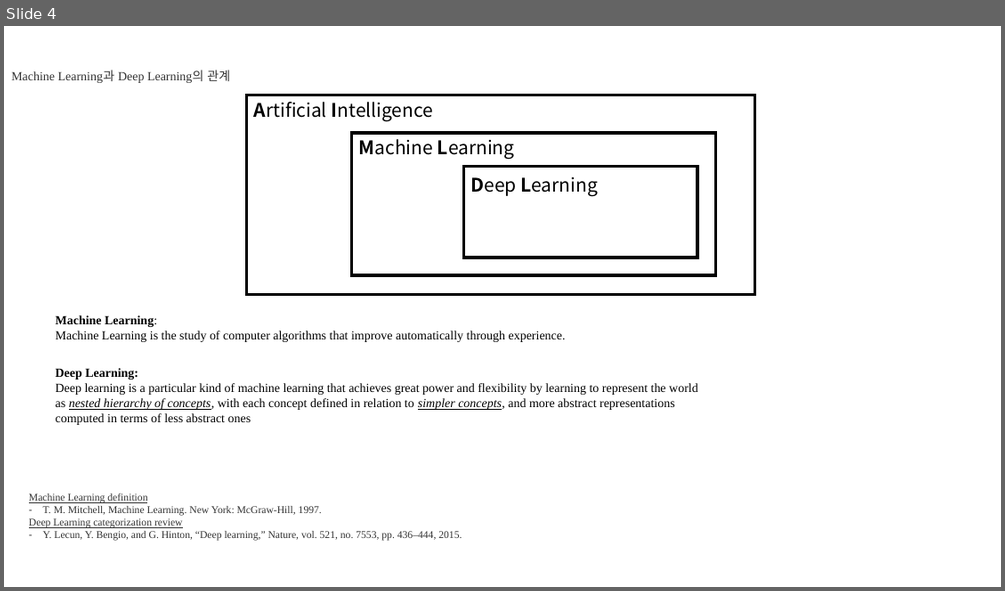
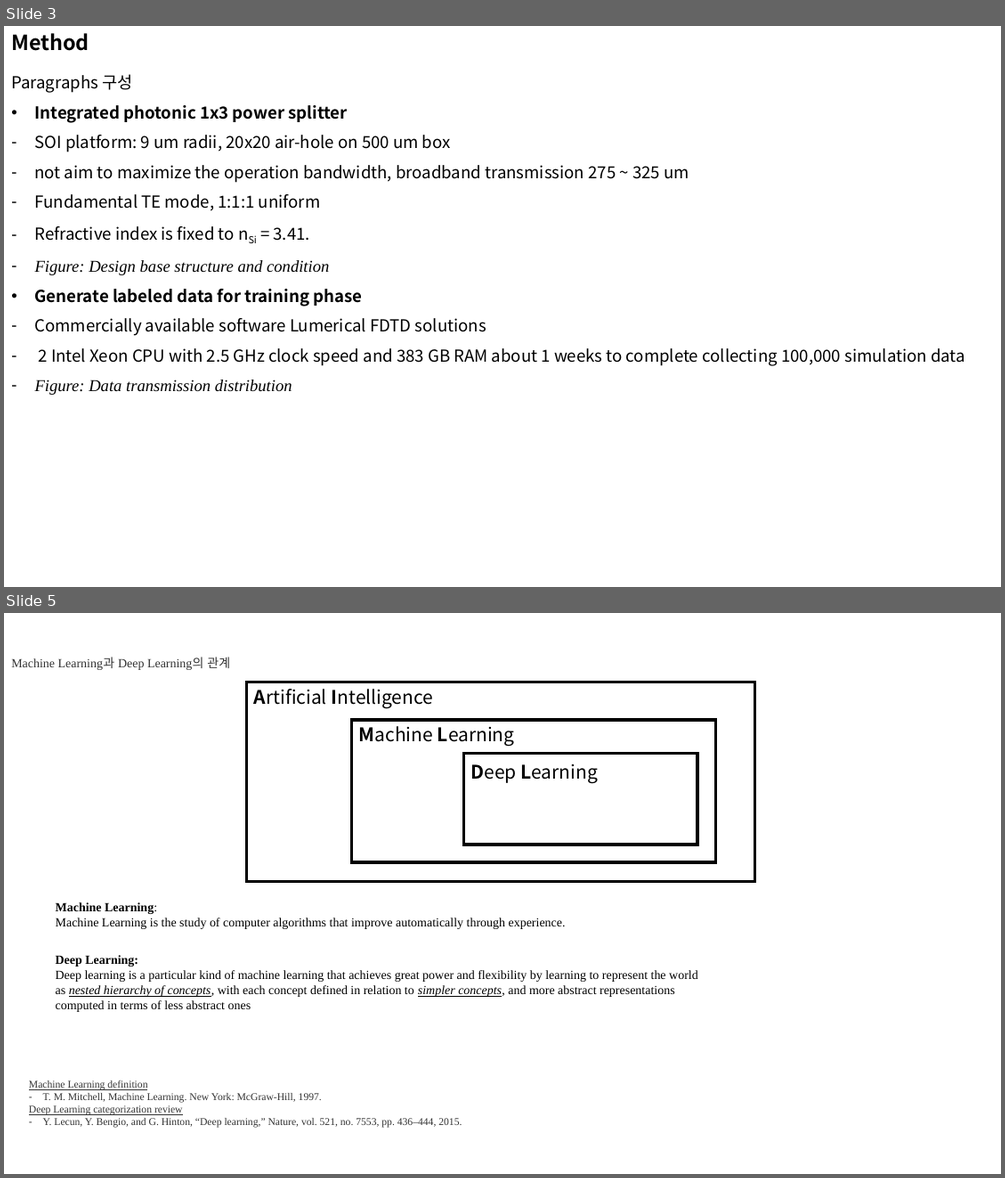
Before and after one commit to jglee96/NBTP_Lab, a slide deck: 개인/석사학위논문/Manuscript Preparation.pptx. Shown one above the other, each under a label of ours: slide 4 before the commit, slides 3 and 5 after it; the slides between them are not shown. The pictures are 1005x591 and 1005x1178 pixels, drawn with LibreOffice and Linux fonts; fonts in the diff are those of the drawing. Boxes give left, top, right and bottom in pixels: in the first picture for what was removed or moved away, otherwise in the second. Text is boxed around its words. In the diff, an @@ line names an element or a change of style, - is before the commit and + after.

```diff
--- a/개인/석사학위논문/Manuscript Preparation.pptx
+++ b/개인/석사학위논문/Manuscript Preparation.pptx
@@ slide 3 added at bbox=[4, 26, 1001, 587], background #FFFFFF @@
@@ text added at bbox=[11, 33, 89, 51], 20 pt, text #000000, bold @@
+Method
@@ text added at bbox=[11, 74, 965, 394], 16 pt, text #000000 @@
+Paragraphs 구성
+• Integrated photonic 1x3 power splitter
+– SOI platform: 9 um radii, 20x20 air-hole on 500 um box
+– not aim to maximize the operation bandwidth, broadband transmission 275 ~ 325 um
+– Fundamental TE mode, 1:1:1 uniform
+– Refractive index is fixed to nSi = 3.41.
+– Figure: Design base structure and condition
+• Generate labeled data for training phase
+– Commercially available software Lumerical FDTD solutions
+– 2 Intel Xeon CPU with 2.5 GHz clock speed and 383 GB RAM about 1 weeks to complete collecting 100,000 simulation data
+– Figure: Data transmission distribution
@@ what was slide 4 is now slide 5 @@
```
Also in this commit, not shown: 3 slides changed, 21 other files.
